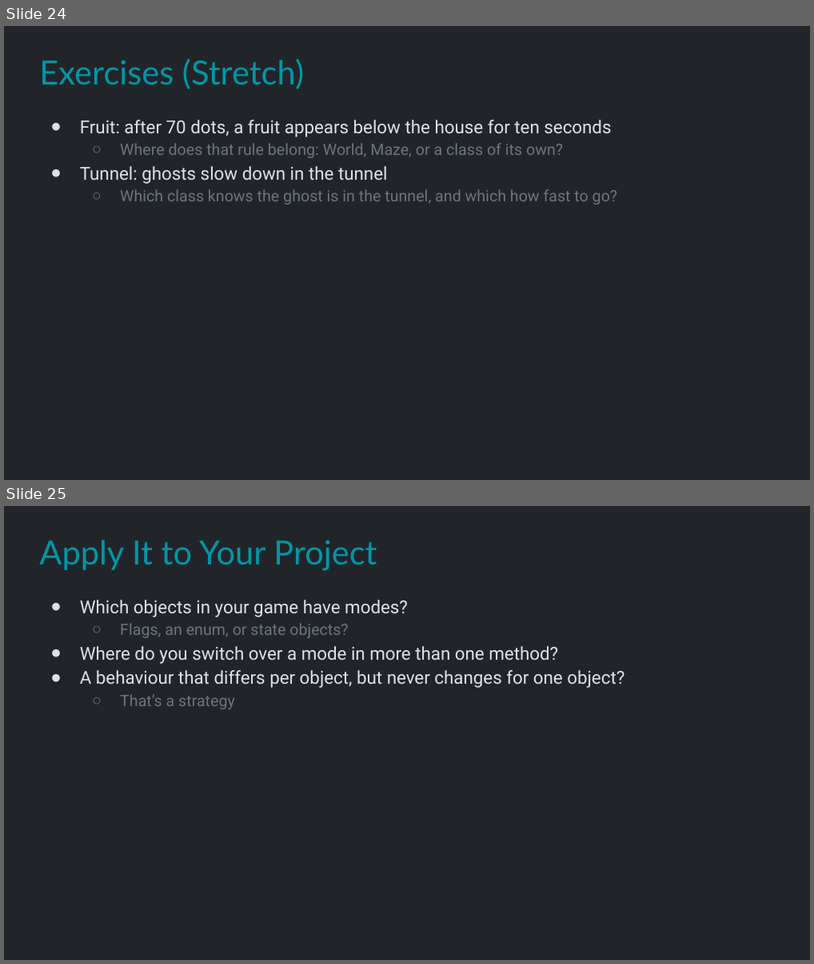
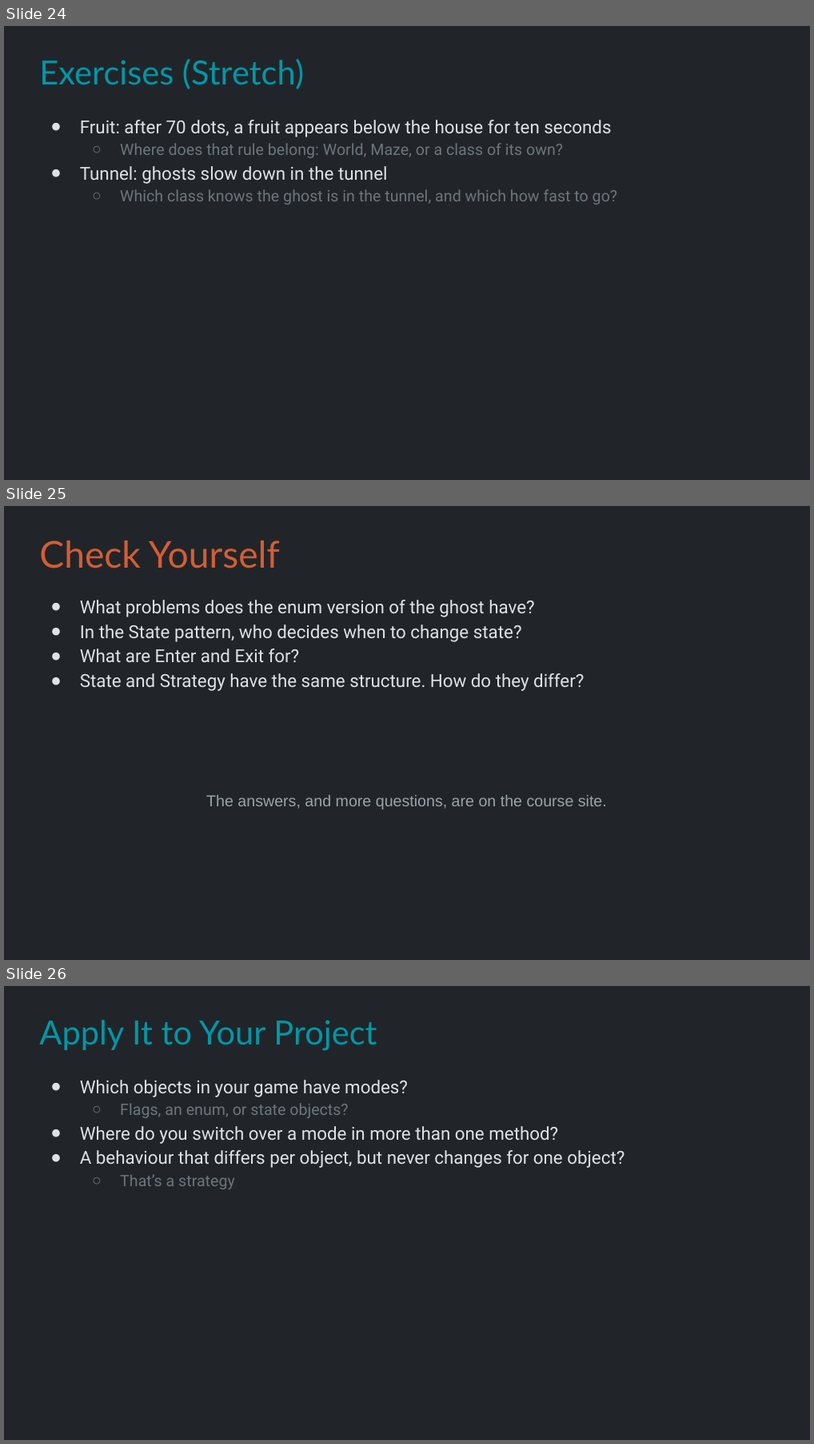
Before and after one commit to Metamate/gar, a slide deck: slides/05 Pac-Man.pptx. Shown one above the other, each under a label of ours: slides 24 and 25 before the commit, slides 24, 25 and 26 after it. The pictures are 814x964 and 814x1444 pixels, drawn with LibreOffice and Linux fonts; fonts in the diff are those of the drawing. Boxes give left, top, right and bottom in pixels: in the first picture for what was removed or moved away, otherwise in the second. Text is boxed around its words. In the diff, an @@ line names an element or a change of style, - is before the commit and + after.

```diff
--- a/slides/05 Pac-Man.pptx
+++ b/slides/05 Pac-Man.pptx
@@ slide 25 added at box(4, 506, 810, 960), background #212529 @@
@@ title added at box(39, 540, 280, 568), 33 pt, text #D45D35 @@
+Check Yourself
@@ text added at box(80, 600, 584, 691), 16 pt, text #DEE2E6 @@
+● What problems does the enum version of the ghost have?
+● In the State pattern, who decides when to change state?
+● What are Enter and Exit for?
+● State and Strategy have the same structure. How do they differ?
@@ text added at box(206, 795, 607, 809), 14 pt, text #9AA3AB @@
+The answers, and more questions, are on the course site.
@@ what was slide 25 is now slide 26 @@
```
Also in this commit, not shown: 7 slides changed.
